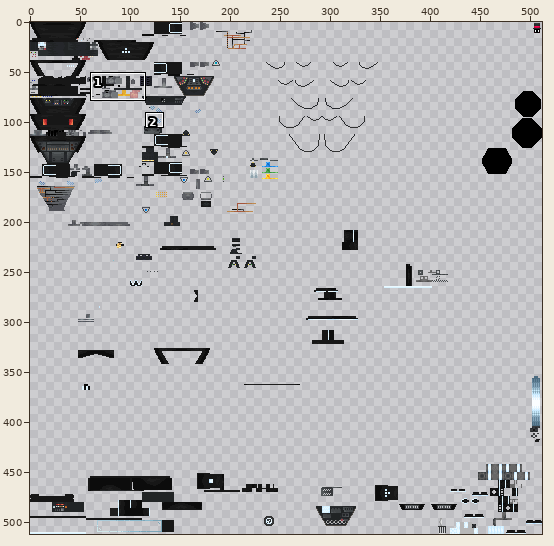
One commit to this sprite sheet: src/main/resources/assets/ait/textures/blockentities/consoles/renaissance_identity.png. The picture above shows the old version from afar; the outline marks the close-up.
Close-up. Before the commit:
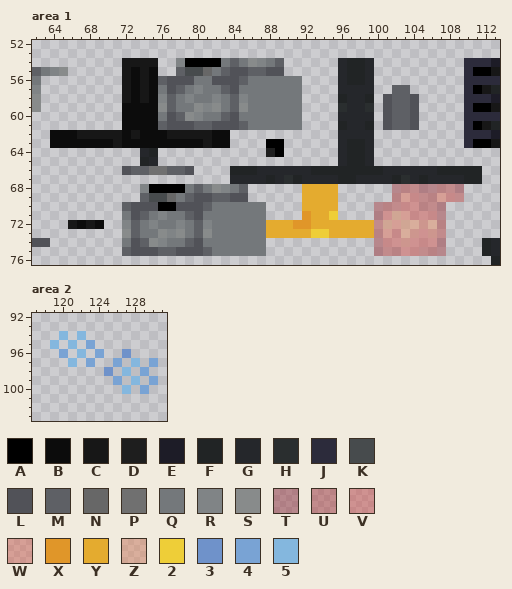
The file is 512x512 pixels. Colours within 5 levels of each other are drawn and written as one. Shown: area 1: x 62..113, y 52..76; area 2: x 117..131, y 92..103. The commit also changed other parts of the picture, which this record leaves out.
Palette (. is transparent): A #000000  B #0c0c0c  C #171717  D #1e1e1e  E #1d1c27  F #212425  G #25272b  H #2a2e2f  J #2c2b3b  K #474b4d  L #515258  M #5e6065  N #676767  P #707070  Q #74787b  R #808486  S #888b8b  T #98222a68  U #b12a2a68  V #d33d3668  W #e45d4268  X #e09629  Y #e4ab2f  Z #eb825168  2 #eece38  3 #6f92ca  4 #79a3d4  5 #84b7de
Pixels before, area 1, first column x 62:
54 ..........CCCC..RAAAAQMQSRQM......GFFG..........JJJE
55 MQRS......CBCB..MKKNQMLLMMLL......GFFG..........JAAC
56 Q.........CBCBMLLLQQLLLMQQQQQQ....GFFG..........JJJJ
57 R.........CBCBQLMQRQQMLQQQQQQQ....GGGG..MM......JACF
58 S.........CBCBRMQRQQRQMRQQQQQQ....FGGF.LMML.....JJJE
59 S.........BBBBSMQQSRSQMSQQQQQQ....HGGH.LMML.....JAAC
60 ..........BBBBQLMSRQQMLQQQQQQQ....GGGG.LMML.....JJJJ
61 ..........BBBBMLLLMMLLLMQQQQQQ....FGGF.LMML.....JACF
62 ..BBBCCCCCBCBBBCCCCCBB............GGGG..........JJJE
63 ..BBBBBBBCBBBBBBBBBCBB....AA......GFFG..........JAAC
64 ............GF............DA......GFFG..............
65 ............FG....................GFFG..............
66 ..........LMMPPMML....FFFGGGGGGFFFFFFFFGGGGGGFFFFF..
67 ......................GGGGFGHFGGGGFFGGGGFHGFGGGGFF..
68 ............RAAAAQMQSRQM......YYYY......TUUTTUUT....
69 ............MKKNQMLLMMLL......YYYY......UWVUUWVU....
70 ..........MLLLAALLLMQQQQQQ....YYYY....TUUVVUUT......
71 ..........QLMQRQQMLQQQQQQQ....XYY2....TVZWVVVT......
72 ....CBCB..RMQRQQRQMRQQQQQQYYYXXYYYYYYYUZWZZWZU......
73 ..........SMQQSRSQMSQQQQQQYYYYY22YYYYYUWVZWVWU......
74 LL........QLMSRQQMLQQQQQQQ............TVVWVVVT....FG
75 ..........MLLLMMLLLMQQQQQQ............TUUVVUUT....FG
76 ...................................................F
Pixels before, area 2, first column x 119:
 94 .5.5........
 95 5.5.4.......
 96 .4.5.4..3...
 97 ..5.4..4.5.4
 98 ......3.5.4.
 99 .......4.5.4
100 ........5.4.
Now the later version:
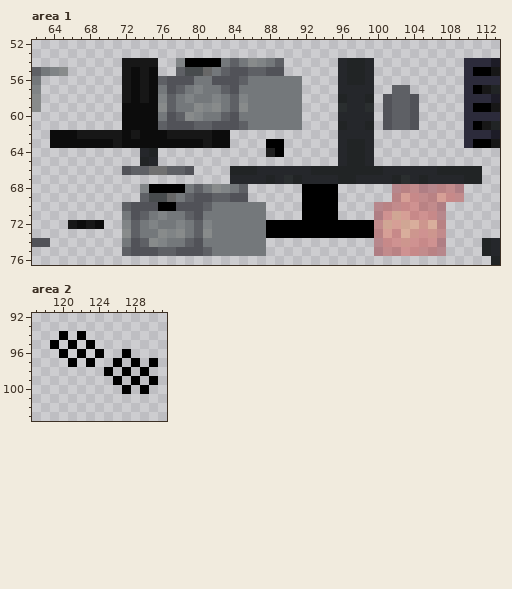
Change:
Area 1:
y 68..70: x 92..95 YYYY -> AAAA
y 71: x 92..95 XYY2 -> AAAA
y 72: x 88..99 YYYXXYYYYYYY -> AAAAAAAAAAAA
y 73: x 88..99 YYYYY22YYYYY -> AAAAAAAAAAAA
Area 2:
y 94: x 120 5 -> A; x 122 5 -> A
y 95: x 119 5 -> A; x 121 5 -> A; x 123 4 -> A
y 96: x 120 4 -> A; x 122 5 -> A; x 124 4 -> A; x 127 3 -> A
y 97: x 121 5 -> A; x 123 4 -> A; x 126 4 -> A; x 128 5 -> A; x 130 4 -> A
y 98: x 125 3 -> A; x 127 5 -> A; x 129 4 -> A
y 99: x 126 4 -> A; x 128 5 -> A; x 130 4 -> A
y 100: x 127 5 -> A; x 129 4 -> A
Pixel boxes of the changes (left, top, right, bottom) in both close-ups:
changed: (266, 184, 374, 238)
changed: (50, 331, 158, 394)
